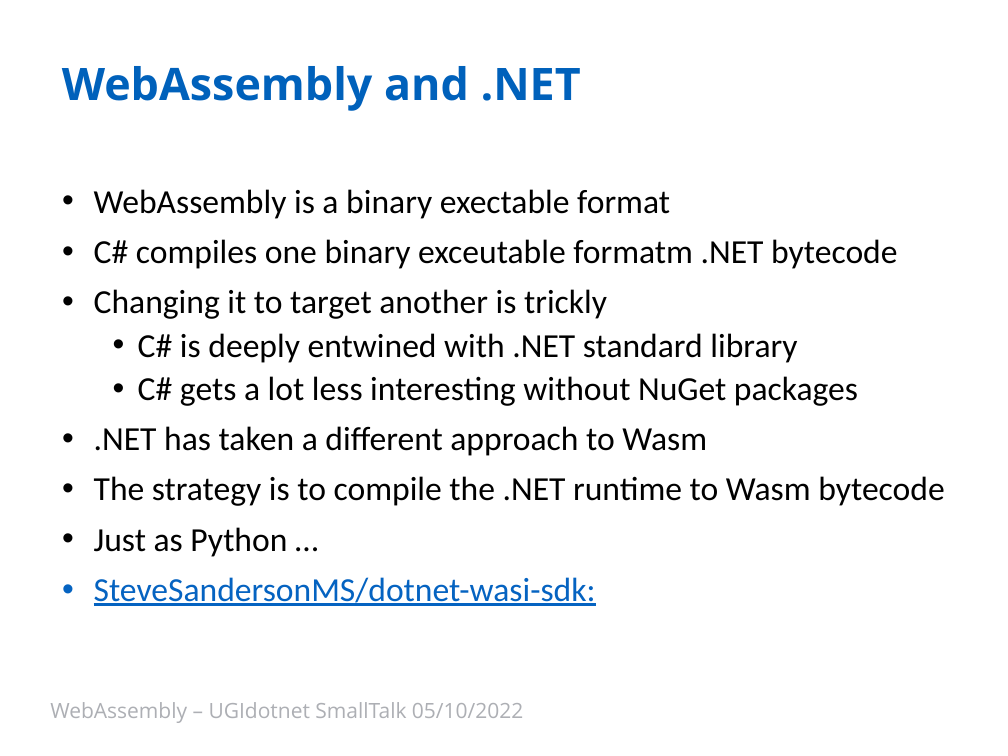
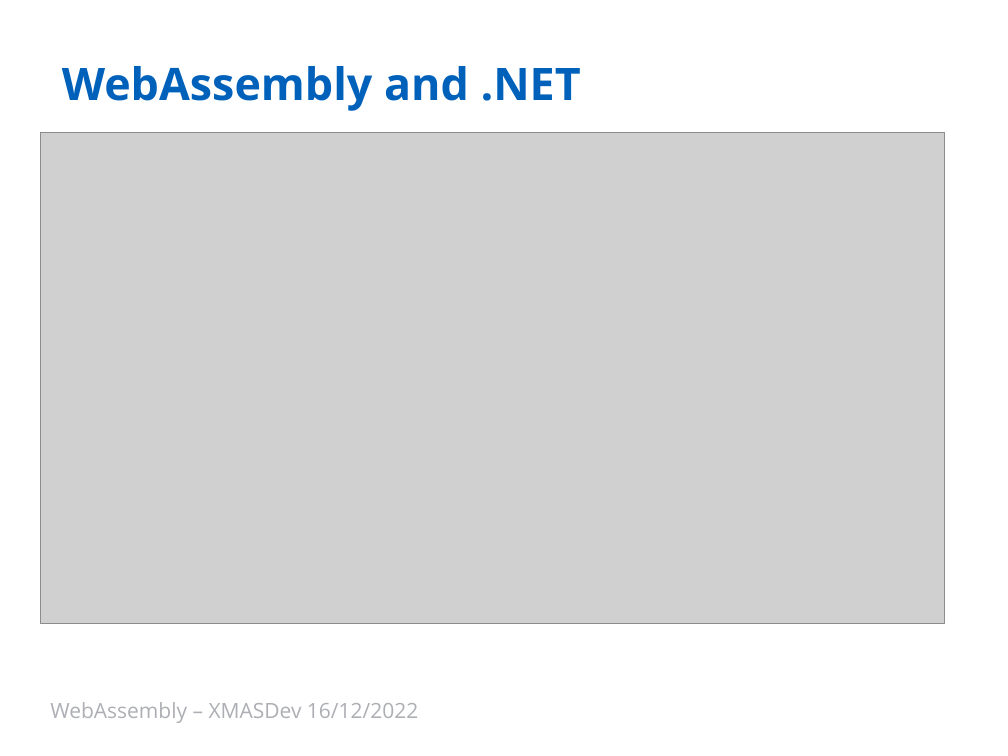
Before and after one commit to Ace68/slide, a slide deck: slide 7 of 2022/XMasDev/WebAssembly.pptx (slide 13 before the commit). Drawn at 1008x756 pixels with LibreOffice and Linux fonts; fonts in the diff are those of the drawing; grey boxes stand for pictures; background and template pictures are left out. Boxes give left, top, right and bottom in pixels: in the first picture for what was removed or moved away, otherwise in the second. Text is boxed around its words. In the diff, an @@ line names an element or a change of style, - is before the commit and + after.

Commit message:
Testo presentazione XMASDev 2022, slide aggiornate

```diff
--- a/2022/XMasDev/WebAssembly.pptx
+++ b/2022/XMasDev/WebAssembly.pptx
@@ picture added at box(40, 132, 944, 623) @@
@@ text removed at box(94, 189, 944, 606) @@
-• WebAssembly is a binary exectable format
-• C# compiles one binary exceutable formatm .NET bytecode
-• Changing it to target another is trickly
-  • C# is deeply entwined with .NET standard library
-  • C# gets a lot less interesting without NuGet packages
-• .NET has taken a different approach to Wasm
-• The strategy is to compile the .NET runtime to Wasm bytecode
-• Just as Python …
-• SteveSandersonMS/dotnet-wasi-sdk:
@@ text at box(50, 702, 418, 723): text changed @@
-WebAssembly – UGIdotnet SmallTalk 05/10/2022
+WebAssembly – XMASDev 16/12/2022
```
Also in this commit, not shown: 8 other slides changed, 1 slide added, 6 slides removed, 1 other file.
